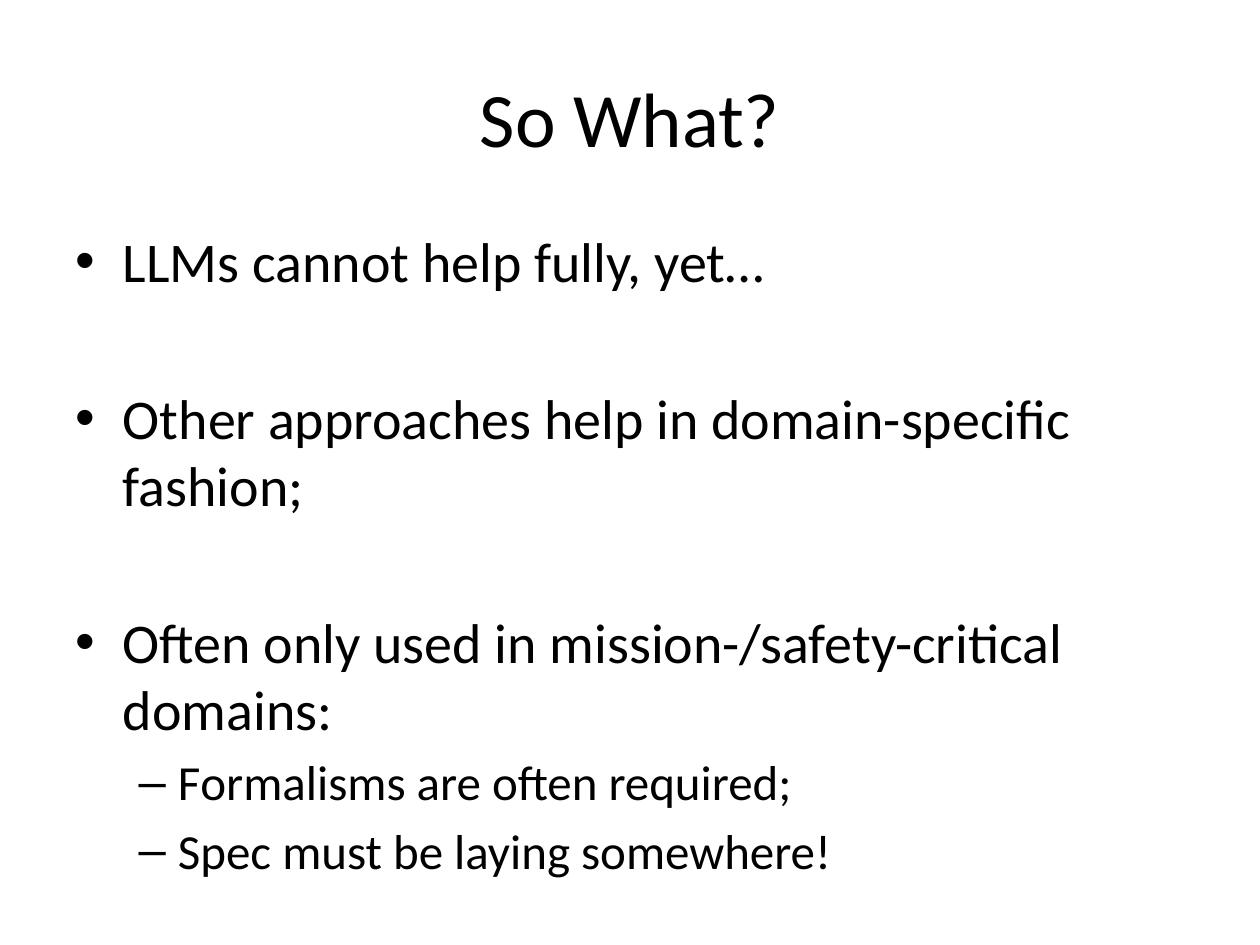
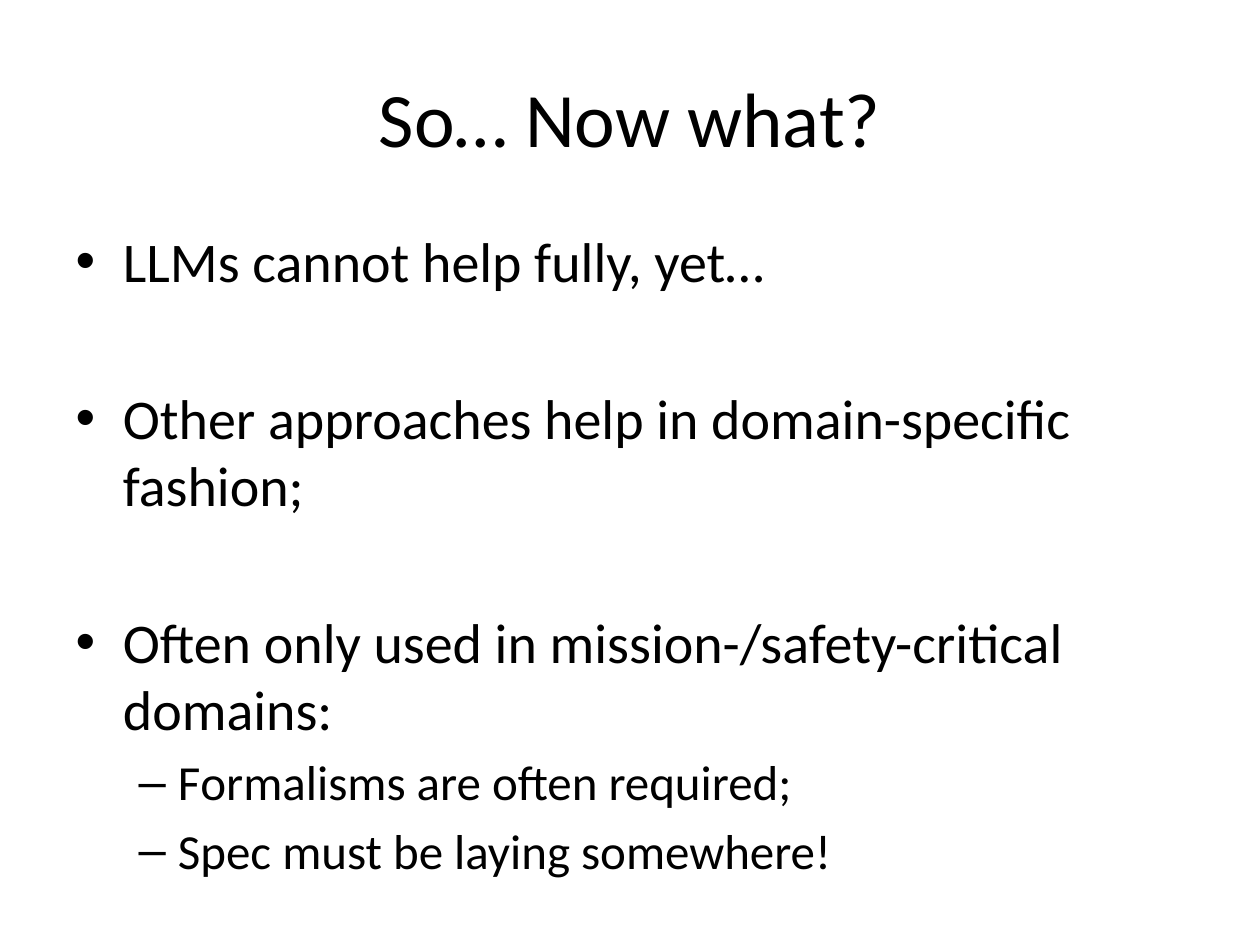
Before and after one commit to SannioEvolution/Material, a slide deck: slide 54 of 13 - Automated Program Repair.pptx. Drawn at 1260x945 pixels with LibreOffice and Linux fonts; fonts in the diff are those of the drawing. Boxes give left, top, right and bottom in pixels: in the first picture for what was removed or moved away, otherwise in the second. Text is boxed around its words. In the diff, an @@ line names an element or a change of style, - is before the commit and + after.

```diff
--- a/13 - Automated Program Repair.pptx
+++ b/13 - Automated Program Repair.pptx
@@ title at [379, 93, 880, 148]: text changed @@
-So What?
+So… Now what?
```
Also in this commit, not shown: 1 other slide changed, 1 other file.
